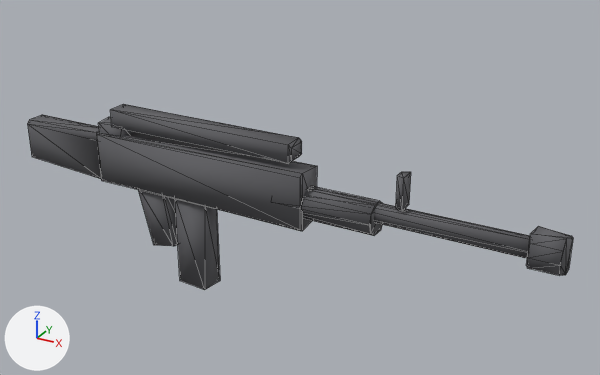
The glTF model assets/models/weapons/weapon_rifle.lod1.glb as it was, and as the next commit left it.
One viewpoint serves both versions: a 50 mm lens placed at (0.848, -1.166, 0.599), pointed at (0.18, 0.048, -0.008). Arrows for +X, +Y and +Z are at lower left; the lights stay in place. The picture after the commit comes second. Mesh edges are drawn as thin lines.
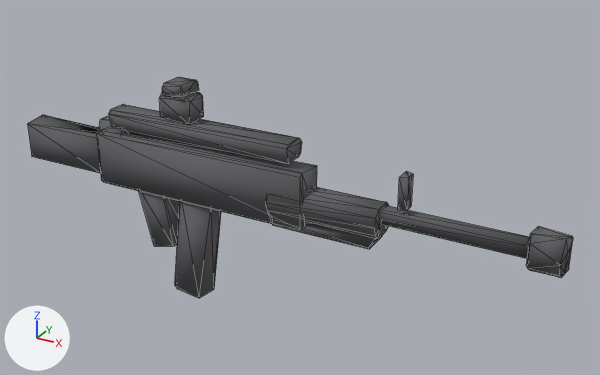
Location of each change, [x1, y1, x2, y2] in pixels of the pictures (600 x 375 px; the box of a moved part takes in the faces that stretch with it):
'Mesh_0', reshaped (19% taller)
    before: [27, 104, 573, 290]
    after: [27, 77, 573, 298]
part 1 of me_mesh_0, rebuilt
    before: [301, 186, 382, 236]
    after: [266, 186, 389, 249]
part 2 of me_mesh_0, rebuilt (7% taller)
    before: [175, 199, 220, 290]
    after: [175, 201, 221, 298]
part 3 of me_mesh_0, rebuilt
    before: [396, 172, 411, 211]
    after: [398, 171, 413, 211]
part 4 of me_mesh_0, added
    after: [160, 77, 204, 125]
part 5 of me_mesh_0, moved or reshaped
    before: [27, 110, 573, 276]
    after: [27, 110, 573, 278]

The change, as a diff of the scene's bpy script:
```diff
--- a/assets/models/weapons/weapon_rifle.lod1.glb.py
+++ b/assets/models/weapons/weapon_rifle.lod1.glb.py
@@ me_mesh_0 @@
 # used by ob_mesh_0; location = (0.0, 0.0, 0.0)
-me_mesh_0.from_pydata(...)  # 139 vertices, 248 faces; spans x -0.42..0.67, y -0.035..0.035, z -0.234..0.1
+me_mesh_0.from_pydata(...)  # 182 vertices, 329 faces; spans x -0.414..0.67, y -0.035..0.035, z -0.258..0.172
+# me_mesh_0 part 1: the loose piece of 22 vertices spanning x 0.16..0.36, y -0.03..0.03, z -0.039..0.019 is rebuilt with 32 vertices and now spans x 0.15..0.37, y -0.033..0.033, z -0.056..0.016
+# me_mesh_0 part 2: the loose piece of 12 vertices spanning x -0.055..0.015, y -0.025..0.025, z -0.234..-0.046 is rebuilt with 16 vertices and now spans x -0.069..0.029, y -0.025..0.025, z -0.258..-0.037
+# me_mesh_0 part 3: the loose piece of 8 vertices spanning x 0.39..0.404, y -0.015..0.015, z 0.021..0.079 is rebuilt with 8 vertices and now spans x 0.396..0.41, y -0.015..0.015, z 0.021..0.079
+# me_mesh_0 part 4: a new loose piece of 28 vertices spanning x -0.075..-0.005, y -0.027..0.027, z 0.1..0.172, in mat_weapon_rifle (dark grey #616165)
+# me_mesh_0 part 5
+# 24 vertices are removed from x -0.42..0.67, y -0.035..0.035, z -0.162..0.094
+# 120 faces are deleted
+# 25 vertices are added at x -0.226..0.67, y -0.025..0.024, z -0.174..0.094
+# 121 new faces join them
 me_mesh_0.materials.append(mat_weapon_rifle)
```
